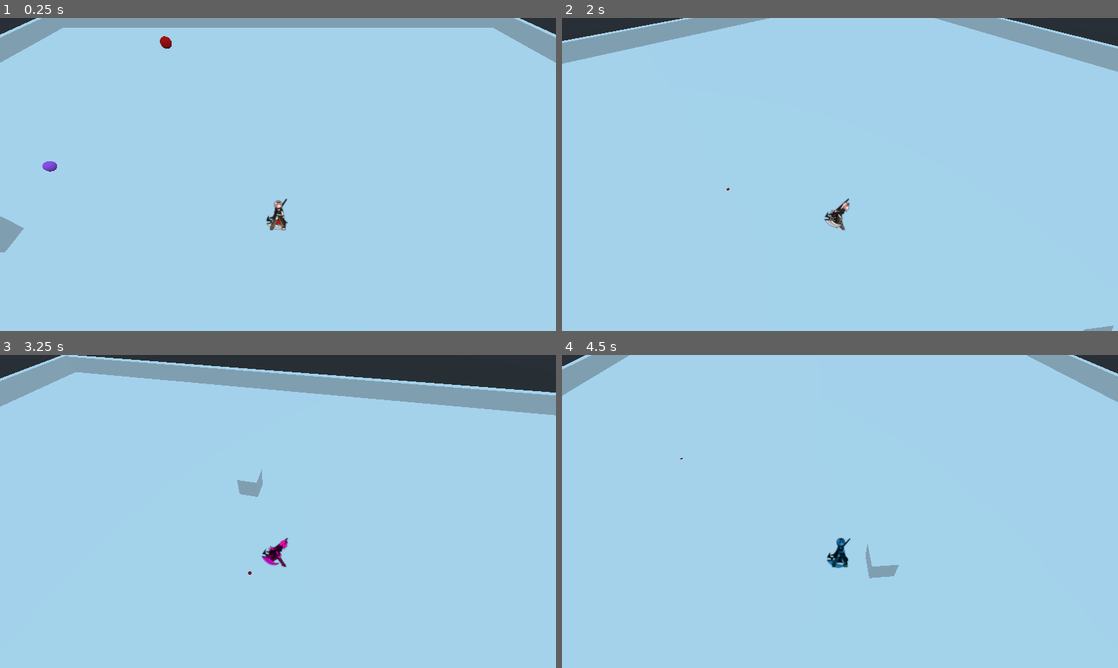
Above: before the commit, frames 1-4 (two rows, left to right).
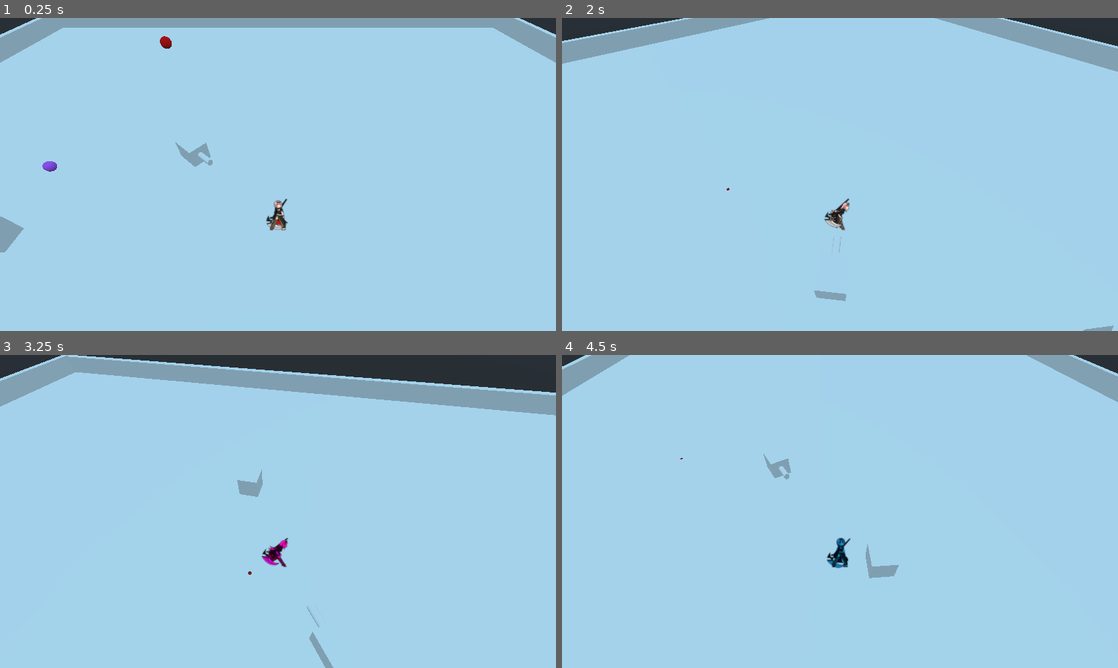
Above: after the commit, the same moments.

Repository: jeyao14/ProjectAeronautica
Game: Godot game, scene res://World/Spatial.tscn
Two runs of this game, one before a commit and one after it. Both use one fixed random seed, a clock stepped at 60 frames per second and the inputs below.
Inputs (mouse positions are in pixels of both pictures, inside the frame that each line leads up to):
- Up to frame 1 (0.25 s): no input
- Up to frame 2 (2 s): move the mouse to (962, 158) at 0.52 s; hold E (c_rotate_right) 0.53-1.28 s; tap Shift (dodgeroll) at 0.6 s; move the mouse to (728, 190) at 1.27 s; hold S (move_back) from 1.28 s (still down); click (728, 190) at 1.35 s
- Up to frame 3 (3.25 s): move the mouse to (333, 442) at 2.02 s; release S (move_back) at 2.03 s; hold E (c_rotate_right) 2.03-2.78 s; tap 1 (swap_character_1) at 2.1 s; move the mouse to (250, 574) at 2.77 s; hold W (move_forward) from 2.78 s (still down); tap 2 (swap_character_2) at 2.85 s
- Up to frame 4 (4.5 s): move the mouse to (1006, 558) at 3.52 s; release W (move_forward) at 3.53 s; hold Q (c_rotate_left) from 3.53 s (still down); tap 3 (swap_character_3) at 3.6 s; move the mouse to (673, 464) at 4.27 s; tap Space (use_ability) at 4.35 s

The runs differ from the first frame. In frame 1, 0.2% of the frame differs, in the area x 31-39%, y 39-48%; in frame 2, 0.1%; in frame 3, 0.2%; in frame 4, 0.2%.

Commit message:
turret
turrets basic implementation.

Diff:
--- /dev/null
+++ b/src/Characters/TestCharacter/TemplateTurret.gd
@@ -0,0 +1,44 @@
+extends KinematicBody
+
+var enemy_list = []
+var current_enemy
+#var closest_enemy
+var collision_counter = 0
+
+
+var target_global_position: = Vector2.ZERO setget set_target_global_position
+
+
+# Called when the node enters the scene tree for the first time.
+func _ready():
+	pass # Replace with function body.
+func _physics_process(delta):
+	if enemy_list.size() > 0:
+		calculate_closest_enemy()
+		self.look_at(current_enemy.global_transform.origin,Vector3.UP)
+
+
+
+
+func set_target_global_position(value: Vector2) -> void:
+	target_global_position = value
+
+func _on_Area_body_entered(body):
+	enemy_list.append(body)
+	print(body)
+	if current_enemy == null:
+		current_enemy = body
+
+func _on_Area_body_exited(body):
+	enemy_list.erase(body)
+
+
+#calculates closest enemy and asigns it as current enemy
+func calculate_closest_enemy():
+	var global_pos = self.global_transform.origin
+	for body in enemy_list:
+		if global_pos.distance_to(current_enemy.global_transform.origin) > global_pos.distance_to(body.global_transform.origin):
+			current_enemy = body
+
+func get_target_pos():
+	pass
--- /dev/null
+++ b/src/Characters/TestCharacter/TemplateTurret.tscn
@@ -0,0 +1,42 @@
+[gd_scene load_steps=6 format=2]
+
+[ext_resource path="res://Characters/TestCharacter/TemplateTurret.gd" type="Script" id=1]
+
+[sub_resource type="BoxShape" id=1]
+extents = Vector3( 0.994914, 1, 1 )
+
+[sub_resource type="CubeMesh" id=2]
+
+[sub_resource type="CylinderMesh" id=3]
+
+[sub_resource type="CylinderShape" id=4]
+height = 18.861
+radius = 32.9924
+
+[node name="KinematicBody" type="KinematicBody"]
+transform = Transform( 1, 0, 0, 0, 1, 0, 0, 0, 1, 0, 0, 0 )
+collision_mask = 5
+script = ExtResource( 1 )
+
+[node name="CollisionShape" type="CollisionShape" parent="."]
+shape = SubResource( 1 )
+
+[node name="MeshInstance" type="MeshInstance" parent="."]
+transform = Transform( -4.37114e-08, 0, 1, 0, 1, 0, -1, 0, -4.37114e-08, 0, 0, 0 )
+mesh = SubResource( 2 )
+skeleton = NodePath("../CollisionShape")
+
+[node name="MeshInstance" type="MeshInstance" parent="MeshInstance"]
+transform = Transform( -5.44429e-08, -1.24551, 0, 0.354469, -1.54943e-08, 0, 0, 0, 0.287263, 1.04622, 0, 0 )
+mesh = SubResource( 3 )
+
+[node name="Area" type="Area" parent="."]
+transform = Transform( 1, 0, 0, 0, 1, 0, 0, 0, 1, 0, 0, 0 )
+collision_layer = 0
+collision_mask = 6
+
+[node name="CollisionShape" type="CollisionShape" parent="Area"]
+shape = SubResource( 4 )
+
+[connection signal="body_entered" from="Area" to="." method="_on_Area_body_entered"]
+[connection signal="body_exited" from="Area" to="." method="_on_Area_body_exited"]
--- a/src/Characters/TestCharacter/TestCharacter.tscn
+++ b/src/Characters/TestCharacter/TestCharacter.tscn
@@ -74,7 +74,6 @@
 [node name="CollisionShape" type="CollisionShape" parent="."]
 transform = Transform( 1, 0, 0, 0, -4.37114e-08, -1, 0, 1, -4.37114e-08, 0, -0.047211, 0 )
 shape = SubResource( 11 )
-disabled = true
 
 [node name="Sprite3D" type="Sprite3D" parent="."]
 billboard = 1
--- a/src/World/Spatial.tscn
+++ b/src/World/Spatial.tscn
@@ -1,9 +1,10 @@
-[gd_scene load_steps=8 format=2]
+[gd_scene load_steps=9 format=2]
 
 [ext_resource path="res://Characters/Shared/CharacterHandler.tscn" type="PackedScene" id=1]
 [ext_resource path="res://Enemies/TestEnemy/TestEnemy.tscn" type="PackedScene" id=2]
 [ext_resource path="res://Characters/TestCharacter/TestProjectile.tscn" type="PackedScene" id=3]
 [ext_resource path="res://Characters/Shared/BulletSpawner.tscn" type="PackedScene" id=4]
+[ext_resource path="res://Characters/TestCharacter/TemplateTurret.tscn" type="PackedScene" id=5]
 
 [sub_resource type="CubeMesh" id=3]
 
@@ -93,5 +94,8 @@
 [node name="Spawner" parent="." instance=ExtResource( 4 )]
 transform = Transform( 1, 0, 0, 0, 1, 0, 0, 0, 1, -21.9954, 1.01308, 1.72486 )
 
+[node name="KinematicBody2" parent="." instance=ExtResource( 5 )]
+transform = Transform( 1, 0, 0, 0, 1, 0, 0, 0, 1.23049, -8.78869, 0.901168, -7.72448 )
+
 [editable path="KinematicBody"]
 [editable path="KinematicBody/CameraObject"]
--- a/src/project.godot
+++ b/src/project.godot
@@ -133,6 +133,9 @@
 3d_physics/layer_2="Player"
 3d_physics/layer_3="Enemy"
 3d_physics/layer_4="PlayerAttack"
+3d_physics/layer_5="FriendlyDetection"
+3d_physics/layer_6="EnemyDetection"
+3d_physics/layer_7="Items"
 
 [physics]
 
